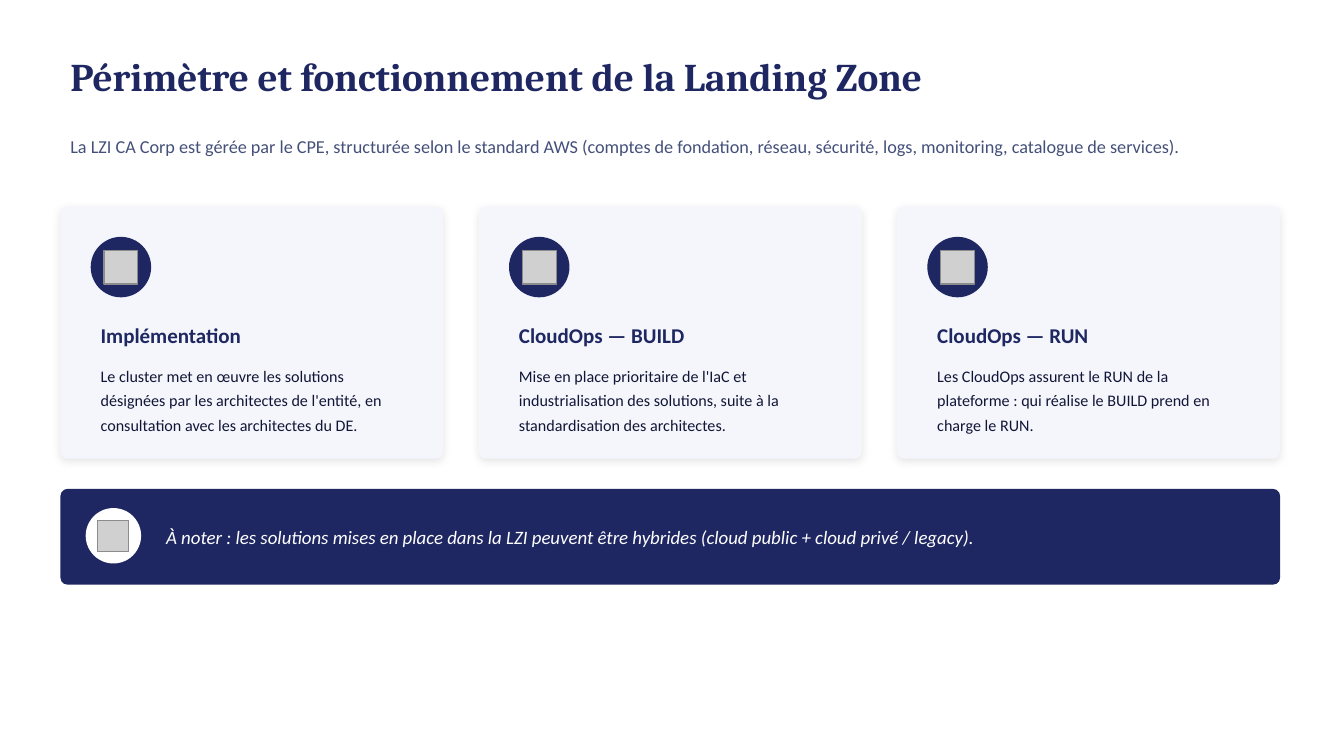
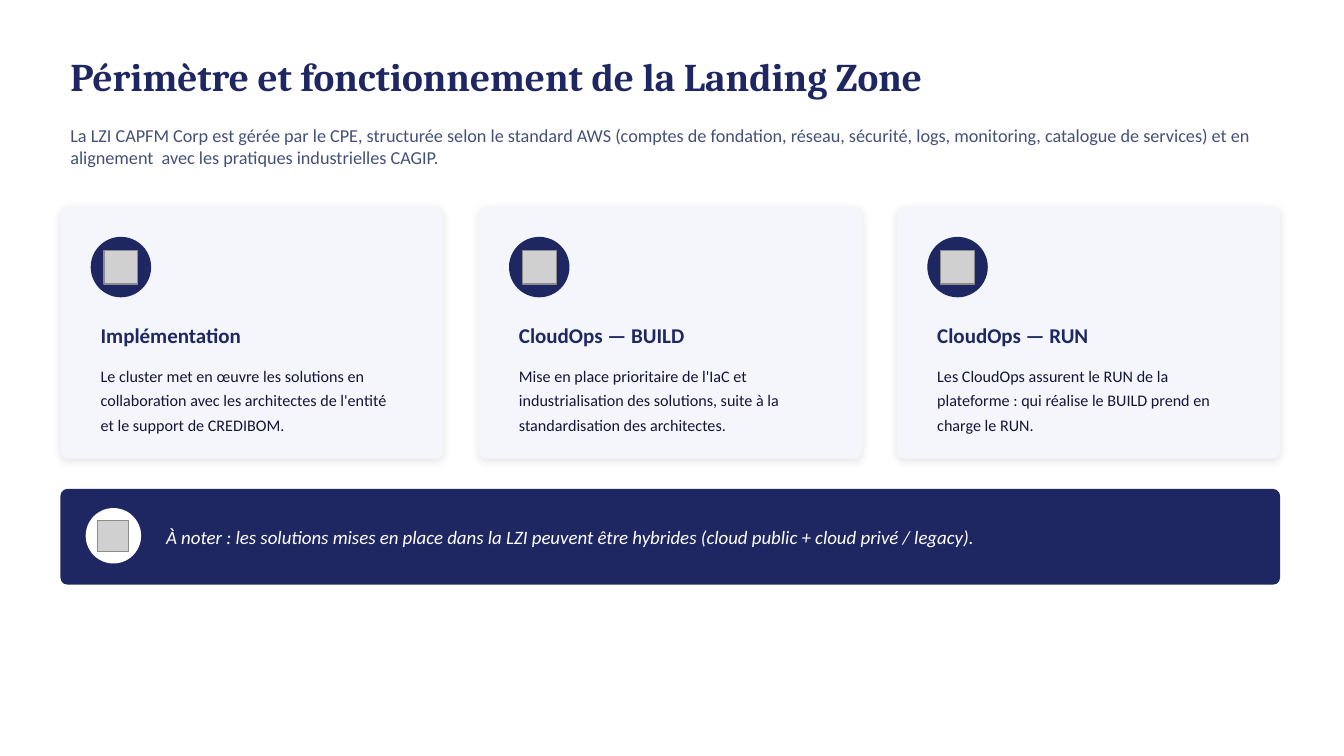
Before and after one commit to malphodo/newsfs, a slide deck: slide 4 of Modele_Operationnel_LZI.pptx (slide 3 before the commit). Drawn at 1344x756 pixels with LibreOffice and Linux fonts; fonts in the diff are those of the drawing; grey boxes stand for pictures. Boxes give left, top, right and bottom in pixels: in the first picture for what was removed or moved away, otherwise in the second. Text is boxed around its words. In the diff, an @@ line names an element or a change of style, - is before the commit and + after.

```diff
--- a/Modele_Operationnel_LZI.pptx
+++ b/Modele_Operationnel_LZI.pptx
@@ text at (x1=70, y1=129, x2=1250, y2=167): text changed @@
-La LZI CA Corp est gérée par le CPE, structurée selon le standard AWS (comptes de fondation, réseau, sécurité, logs, monitoring, catalogue de services).
+La LZI CAPFM Corp est gérée par le CPE, structurée selon le standard AWS (comptes de fondation, réseau, sécurité, logs, monitoring, catalogue de services) et en alignement avec les pratiques industrielles CAGIP.
@@ text at (x1=101, y1=370, x2=386, y2=434): text changed @@
-Le cluster met en œuvre les solutions désignées par les architectes de l'entité, en consultation avec les architectes du DE.
+Le cluster met en œuvre les solutions en collaboration avec les architectes de l'entité et le support de CREDIBOM.
```
Also in this commit, not shown: 8 other slides changed, 5 slides added.
